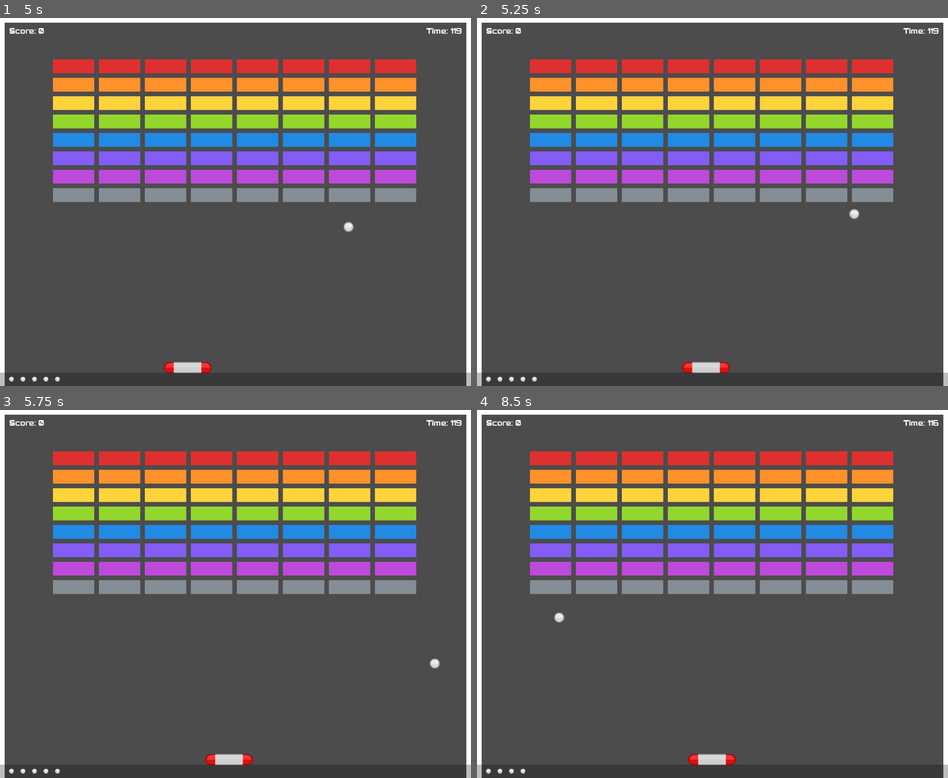
Above: before the commit, frames 1-4 (two rows, left to right).
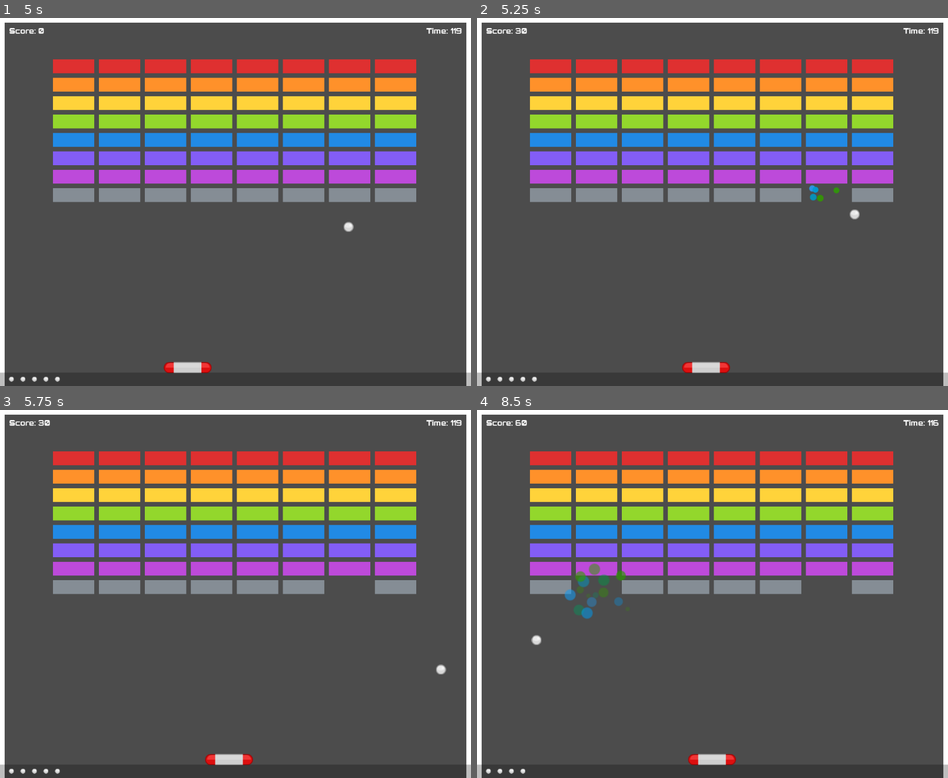
Above: after the commit, the same moments.

Repository: zachbaker55/Exercise-03b-Tweening-and-Screen-Shake
Game: Godot game, scene res://Game.tscn
Two runs of this game, one before a commit and one after it. Both use one fixed random seed, a clock stepped at 60 frames per second and the inputs below. The project has no main scene, so this scene is started directly.
Inputs (mouse positions are in pixels of both pictures, inside the frame that each line leads up to):
- Up to frame 1 (5 s): tap Enter at 0.5, 2, 3.5 s; move the mouse to (259, 202) at 0.52 s; tap Space at 1.25, 2.75 s; move the mouse to (211, 202) at 1.27 s; move the mouse to (244, 194) at 2.02 s; move the mouse to (230, 209) at 2.77 s; move the mouse to (268, 205) at 3.52 s; move the mouse to (197, 198) at 4.27 s
- Up to frame 2 (5.25 s): move the mouse to (717, 202) at 5.02 s
- Up to frame 3 (5.75 s): no input
- Up to frame 4 (8.5 s): move the mouse to (693, 586) at 5.77 s; move the mouse to (736, 594) at 6.52 s; move the mouse to (688, 594) at 7.27 s; move the mouse to (721, 586) at 8.02 s

Frame 1 is identical in both runs. In frame 2, 0.4% of the frame differs, in the area x 8-82%, y 2-55%; in frame 3, 0.5%; in frame 4, 1.2%, in the area x 8-79%, y 2-64%.
Error before the commit: Invalid call to function 'hit' in base 'StaticBody2D (Brick.gd)'. Expected 0 arguments. (res://Ball/Ball.gd:30)
Error after the commit: Invalid call to function 'hit' in base 'StaticBody2D (Wall.gd)'. Expected 0 arguments. (res://Ball/Ball.gd:30)

Commit message:
Update Brick.gd

Diff:
--- a/Brick/Brick.gd
+++ b/Brick/Brick.gd
@@ -33,7 +33,7 @@
 	if dying and not $Confetti.emitting:
 		queue_free()
 
-func hit():
+func hit(_ball):
 	die()
 
 func die():
